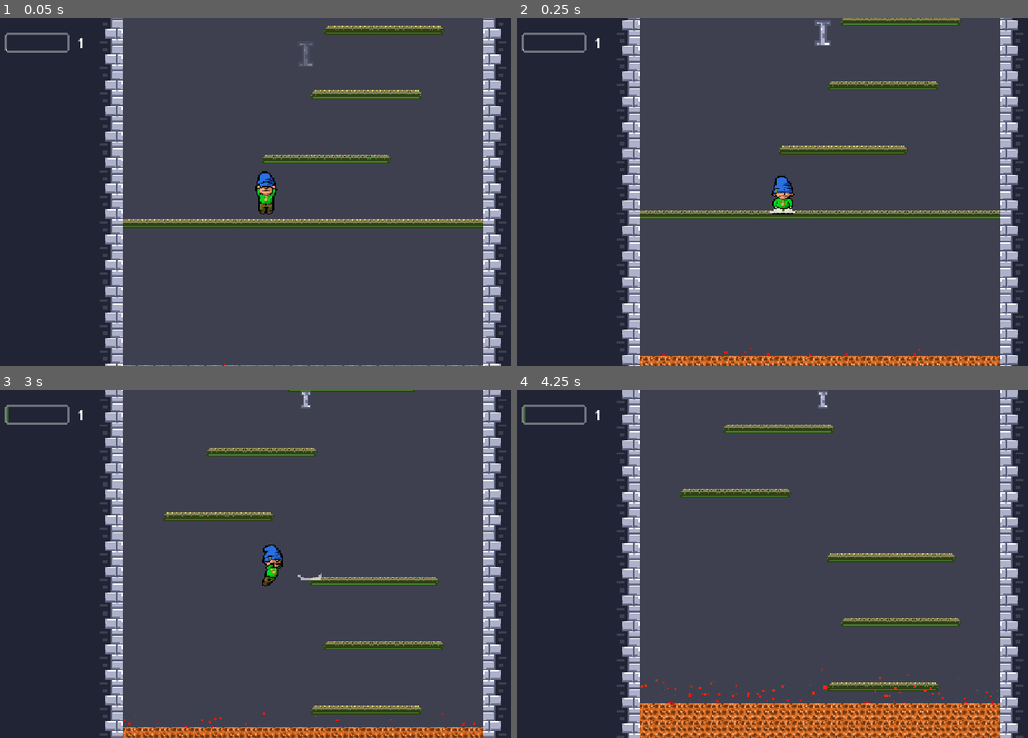
Above: before the commit, frames 1-4 (two rows, left to right).
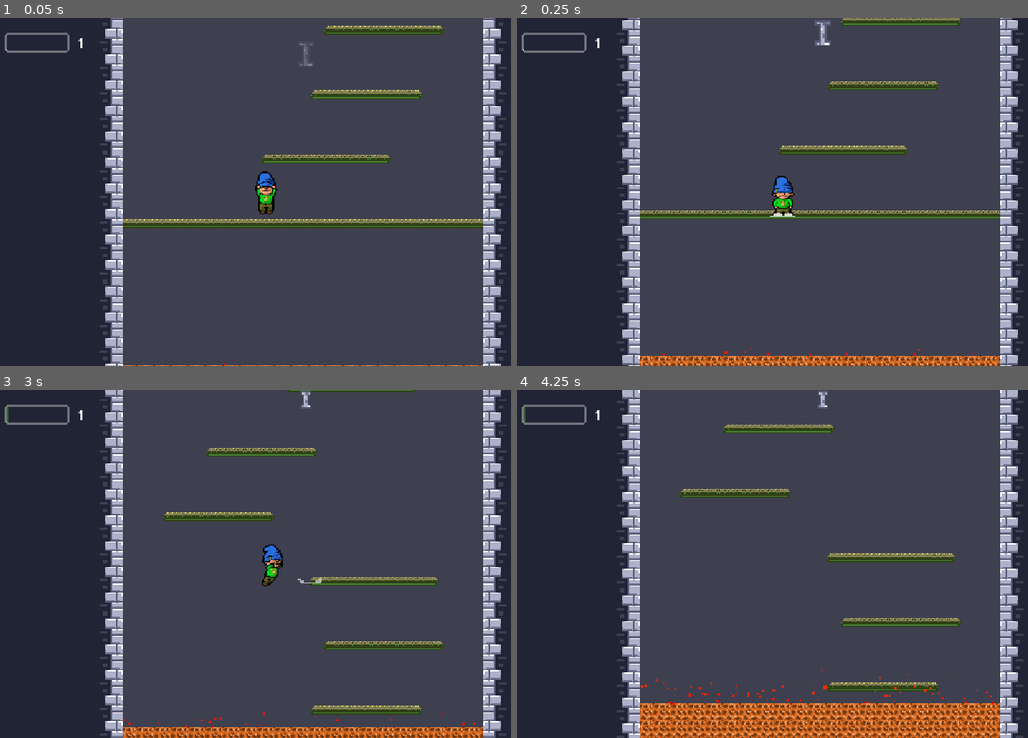
Above: after the commit, the same moments.

Repository: DoktorZnak/ice-tower-dz
Game: Godot game, scene res://scenes/main/main.tscn
The game is run twice, just before and just after one commit, with the same random seed, the same clock (stepped at 60 frames per second) and the same inputs. Sound files missing from this copy of the repository are replaced by a short silence.
Inputs (mouse positions are in pixels of both pictures, inside the frame that each line leads up to):
- Up to frame 1 (0.05 s): no input
- Up to frame 2 (0.25 s): no input
- Up to frame 3 (3 s): move the mouse to (439, 546) at 0.52 s; hold D (right) 0.53-2.03 s; click (439, 546) at 0.67 s; tap Space (jump) at 0.77, 1.52 s; move the mouse to (178, 581) at 1.27 s; move the mouse to (362, 487) at 2.02 s; hold A (left) 2.03-2.78 s; move the mouse to (270, 633) at 2.77 s; hold D (right) from 2.78 s (still down); click (270, 633) at 2.92 s
- Up to frame 4 (4.25 s): keep holding D (right); tap Space (jump) at 3.02, 3.77 s; move the mouse to (1007, 616) at 3.52 s

The runs differ from the first frame. In frame 1, 0.3% of the frame differs, in the area x 24-95%, y 57-60%; in frame 2, 0.3%, in the area x 24-95%, y 54-58%; in frame 3, less than 0.1%; in frame 4, nothing differs.

Commit message:
some sound effects

Diff:
--- a/scenes/_partials/platform_builder/platform_builder.gd
+++ b/scenes/_partials/platform_builder/platform_builder.gd
@@ -46,7 +46,7 @@
 func _ready():
 	EventBus.game_level_changed.connect(update_game_level)
 	EventBus.lava_moved.connect(on_lava_moved)
-	spawn_next_platform(50)
+	spawn_next_platform(65)
 	for y in range(1, 4):
 		spawn_next_platform()
 	spawn_next_platform()
--- a/scenes/_partials/player/dust/dust.gd
+++ b/scenes/_partials/player/dust/dust.gd
@@ -1,4 +1,19 @@
 extends AnimatedSprite2D
 
+var animation_done = false
+var audio_done = false
+
+func _ready():
+	$AudioStreamPlayer2D.finished.connect(_on_audio_finished)
+
 func _on_animation_finished():
-	queue_free()
+	animation_done = true
+	check_and_free()
+
+func _on_audio_finished():
+	audio_done = true
+	check_and_free()
+
+func check_and_free():
+	if animation_done and audio_done:
+		queue_free()
--- a/scenes/_partials/player/dust/dust.tscn
+++ b/scenes/_partials/player/dust/dust.tscn
@@ -5,6 +5,7 @@
 [ext_resource type="Texture2D" uid="uid://ck4fad1601k68" path="res://assets/dust/dust3.png" id="3_0tghs"]
 [ext_resource type="Texture2D" uid="uid://mubj0tbhg1hv" path="res://assets/dust/dust4.png" id="4_ivty8"]
 [ext_resource type="Script" uid="uid://dpecj8jm242n2" path="res://scenes/_partials/player/dust/dust.gd" id="5_rp414"]
+[ext_resource type="AudioStream" uid="uid://gh2dmfghcdvw" path="res://assets/sounds/Landing Sound Effects.mp3" id="6_kqek3"]
 
 [sub_resource type="SpriteFrames" id="SpriteFrames_lxhet"]
 animations = [{
@@ -73,4 +74,8 @@
 libraries/ = SubResource("AnimationLibrary_ivty8")
 autoplay = &"start"
 
+[node name="AudioStreamPlayer2D" type="AudioStreamPlayer2D" parent="." unique_id=609801722]
+stream = ExtResource("6_kqek3")
+autoplay = true
+
 [connection signal="animation_finished" from="." to="." method="_on_animation_finished"]
--- a/scenes/_partials/player/player.tscn
+++ b/scenes/_partials/player/player.tscn
@@ -121,7 +121,7 @@
 script = ExtResource("4_lvxji")
 
 [node name="Marker2D" type="Marker2D" parent="." unique_id=1462671744]
-position = Vector2(0.71428573, 10.714286)
+position = Vector2(0.71428573, 15.714285)
 
 [node name="Camera2D" type="Camera2D" parent="." unique_id=421430983]
 limit_left = -575
Not shown, added: assets/sounds/Landing Sound Effects.mp3.import
Not shown, changed: assets/.DS_Store
Not shown, added: assets/sounds/.DS_Store
Not shown, added: assets/sounds/Landing Sound Effects.mp3
